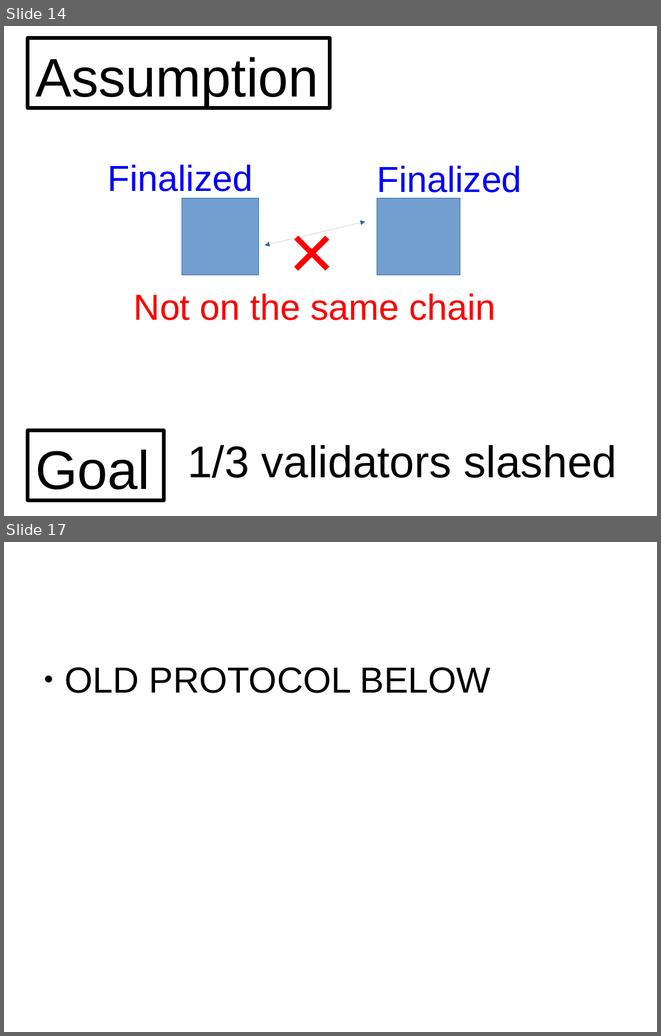
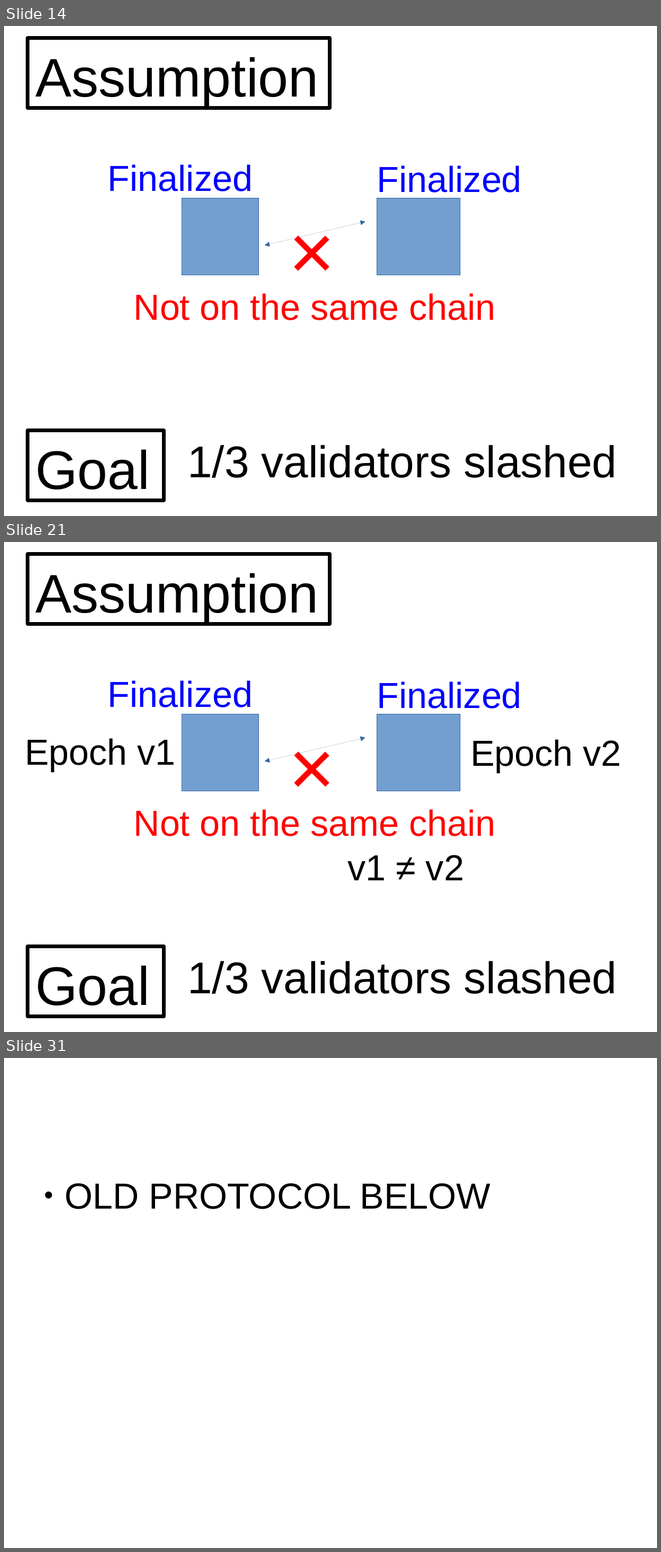
Before and after one commit to palmskog/pos, a slide deck: slide.odp. Shown one above the other, each under a label of ours: slides 14 and 17 before the commit, slides 14, 21 and 31 after it; the slides between them are not shown. The pictures are 661x1036 and 661x1552 pixels, drawn with LibreOffice and Linux fonts; fonts in the diff are those of the drawing. Boxes give left, top, right and bottom in pixels: in the first picture for what was removed or moved away, otherwise in the second. Text is boxed around its words. In the diff, an @@ line names an element or a change of style, - is before the commit and + after.

```diff
--- a/slide.odp
+++ b/slide.odp
@@ slide 21 added at [4,542,657,1032], background #FFFFFF @@
@@ rectangle added at [28,554,330,624], outline #000000 4.31 pt, 66 pt, text #000000 @@
+Assumption
@@ text added at [108,680,253,707], 44 pt, text #0000FF @@
+Finalized
@@ text added at [377,681,522,715], 44 pt, text #0000FF @@
+Finalized
@@ rectangle added at [182,714,259,791], fill #729FCF, outline #3465A4 0 pt @@
@@ text added at [271,714,354,820], 96 pt, text #FF0000 @@
+×
@@ rectangle added at [377,714,460,791], fill #729FCF, outline #3465A4 0 pt @@
@@ text added at [25,738,176,771], 44 pt, text #000000 @@
+Epoch v1
@@ double arrow added from (265, 761) to (365, 738), #3465A4 0 pt @@
@@ text added at [470,739,621,773], 44 pt, text #000000 @@
+Epoch v2
@@ text added at [134,809,495,836], 44 pt, text #FF0000 @@
+Not on the same chain
@@ text added at [348,855,464,880], 44 pt, text #FFFFFF @@
+V1 = v2 or v1 ≠ v2
@@ rectangle added at [28,946,164,1016], outline #000000 4.31 pt, 66 pt, text #000000 @@
+Goal
@@ text added at [187,961,617,994], 54 pt, text #000000 @@
+1/3 validators slashed
@@ what was slide 17 is now slide 31 @@
```
Also in this commit, not shown: 13 other slides added.
